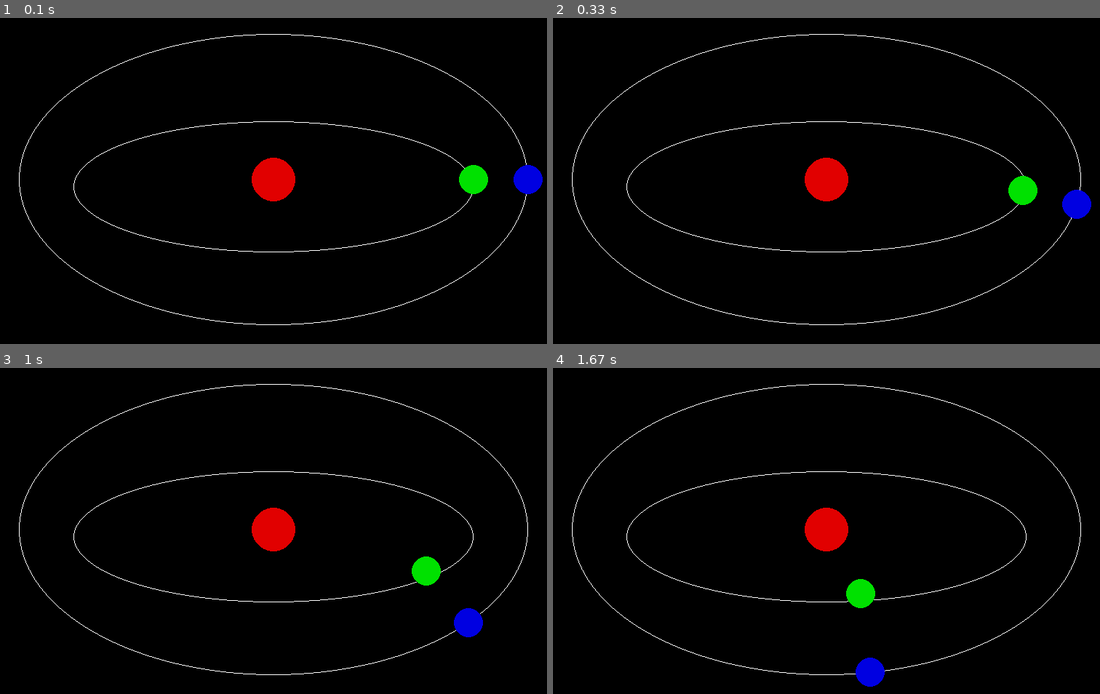
Above: before the commit, frames 1-4 (two rows, left to right).
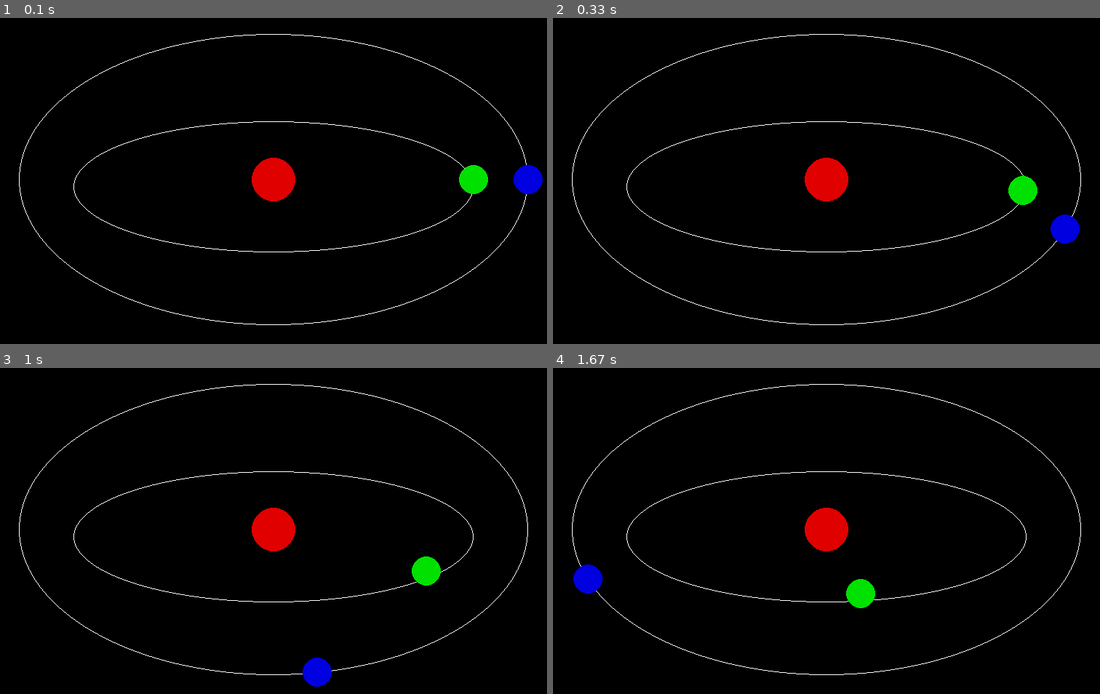
Above: after the commit, the same moments.

Repository: atharva-01/PyGame
Game: pygame game, started from elliptical_orbit.py
Same seed, same stepped clock (60 frames per second), same inputs: the game is played once before the commit and once after it.
Inputs:
- Up to frame 1 (0.1 s): no input
- Up to frame 2 (0.33 s): no input
- Up to frame 3 (1 s): no input
- Up to frame 4 (1.67 s): no input

Frame 1 is identical in both runs. In frame 2, 0.7% of the frame differs, in the area x 90-99%, y 52-70%; in frame 3, 0.7%, in the area x 55-89%, y 73-98%; in frame 4, 0.7%.

Commit message:
initial commit

Diff:
--- a/elliptical_orbit.py
+++ b/elliptical_orbit.py
@@ -15,8 +15,6 @@
 centerx = SCREEN_WIDTH //2
 centery = SCREEN_HEIGHT // 2
 sunRadius= 30
-orbitxRadius = 350
-orbityRadius = 200
 ballRadius = 20
 
 def draw_sun():
@@ -28,15 +26,12 @@
 def draw_orbit2():
     pygame.draw.ellipse(screen, WHITE, [125, 220, 550, 180], 1)
 
-def draw_balls_1(degree):
+def draw_balls(degree,orbitxRadius,orbityRadius,color):
     x = int(math.cos(degree * math.pi /180) * orbitxRadius) + centerx
     y = int(math.sin(degree * math.pi /180) *orbityRadius) + centery
-    pygame.draw.circle(screen, BLUE, (x, y), ballRadius)
+    pygame.draw.circle(screen, color, (x, y), ballRadius)
 
-def draw_balls_2(degree):
-    x = int(math.cos(degree * math.pi /180) * 275) + centerx
-    y = int(math.sin(degree * math.pi /180) *90) + centery
-    pygame.draw.circle(screen, GREEN, (x, y), ballRadius)
+
 
 screen = pygame.display.set_mode([SCREEN_WIDTH, SCREEN_HEIGHT])
 pygame.display.set_caption("Elliptical-Orbit")
@@ -52,7 +47,7 @@
         draw_sun()
         draw_orbit1()
         draw_orbit2()
-        draw_balls_1(degree)
-        draw_balls_2(degree)
+        draw_balls(degree,275,90,GREEN)
+        draw_balls(degree*2,350,200,BLUE)
         pygame.display.update()
         clock.tick(fps)
